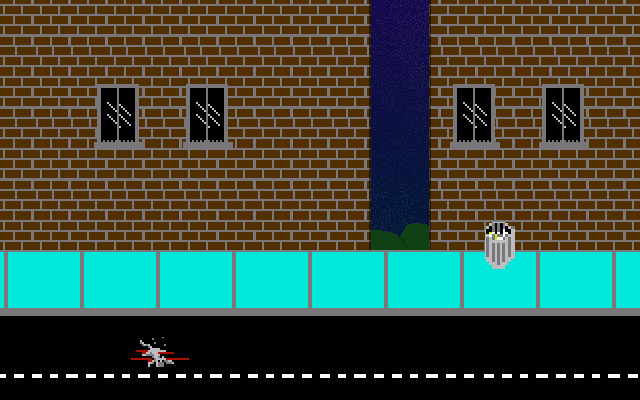
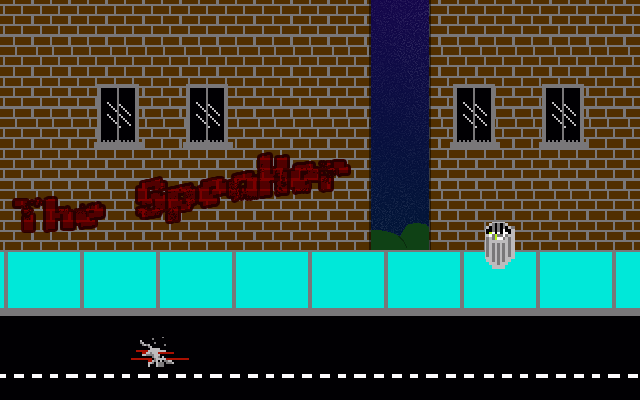
Two versions of the same layered image (640×400). Layer-by-layer changes:
added layer "The Speaker" (darken) above "Dead Cat" over [15, 155, 348, 230]
